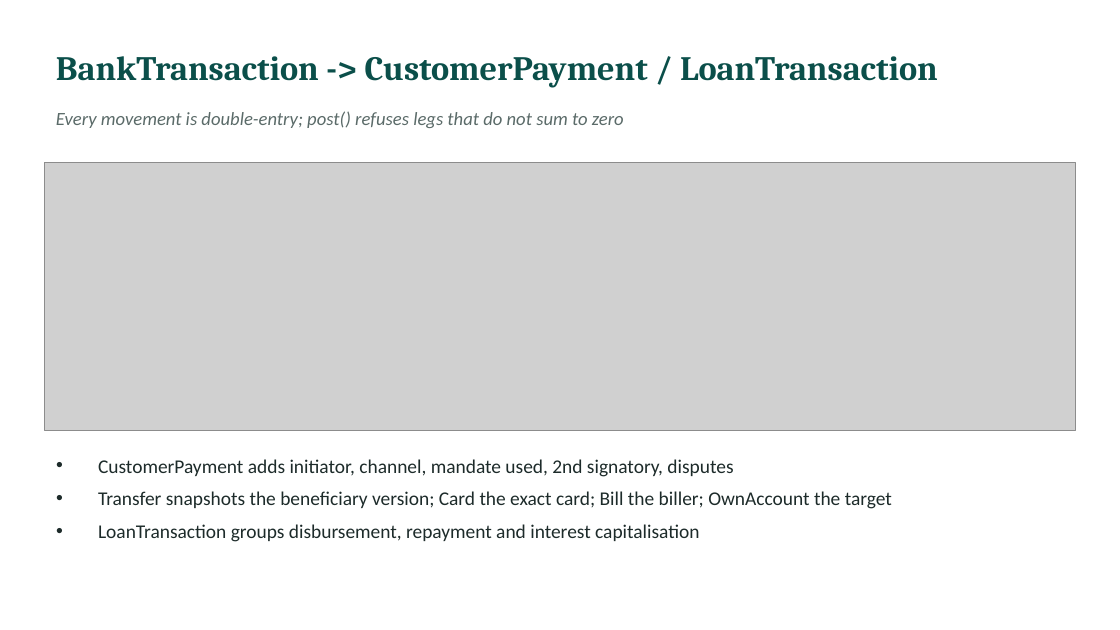
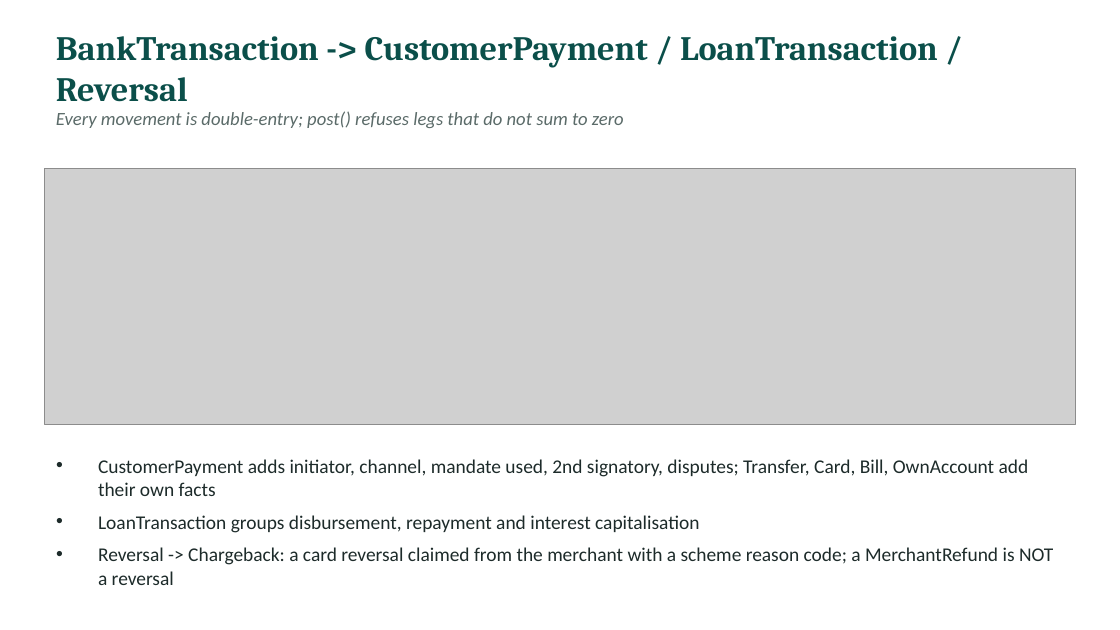
Before and after one commit to l255668-hash/commercial-banking, a slide deck: slide 6 of docs/Viva_Presentation.pptx. Drawn at 1120x630 pixels with LibreOffice and Linux fonts; fonts in the diff are those of the drawing; grey boxes stand for pictures. Boxes give left, top, right and bottom in pixels: in the first picture for what was removed or moved away, otherwise in the second. Text is boxed around its words. In the diff, an @@ line names an element or a change of style, - is before the commit and + after.

```diff
--- a/docs/Viva_Presentation.pptx
+++ b/docs/Viva_Presentation.pptx
@@ text at bbox=[56, 36, 938, 102]: text changed @@
-BankTransaction -> CustomerPayment / LoanTransaction
+BankTransaction -> CustomerPayment / LoanTransaction / Reversal
@@ picture: place and size @@
-picture at bbox=[45, 162, 1075, 431]
+picture at bbox=[45, 169, 1075, 426]
@@ text at bbox=[98, 459, 1029, 496]: text changed @@
-• CustomerPayment adds initiator, channel, mandate used, 2nd signatory, disputes
-• Transfer snapshots the beneficiary version; Card the exact card; Bill the biller; OwnAccount the target
+• CustomerPayment adds initiator, channel, mandate used, 2nd signatory, disputes; Transfer, Card, Bill, OwnAccount add their own facts
@@ text at bbox=[98, 547, 1053, 585]: paragraph added @@
+• Reversal -> Chargeback: a card reversal claimed from the merchant with a scheme reason code; a MerchantRefund is NOT a reversal
```
Also in this commit, not shown: 4 other slides changed, 1 slide added, 32 other files.
